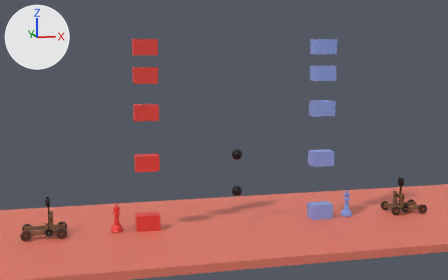
Renders of the Blender file blender/level2.blend from each side of a commit.
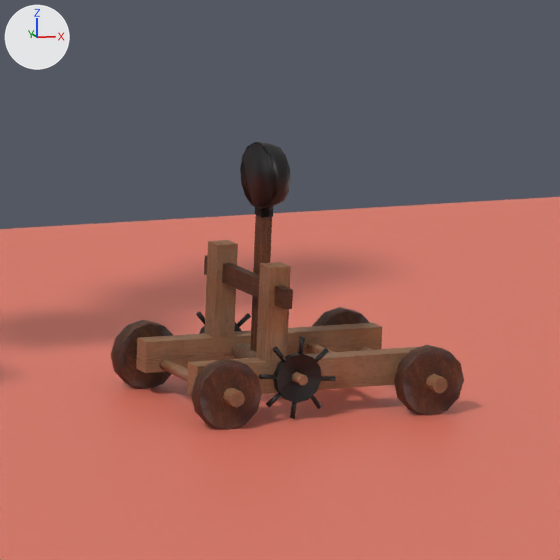
Old and new are each drawn whole from a 50 mm lens placed at (-21.5, -78.8, 22.9), pointed at (-1.7, 0.3, 11.3) and again close up on the part from 82% to 98% of the width and 57% to 83% of the height. The axes (+X, +Y, +Z) are drawn at upper left. The lights are the same throughout. The first two pictures are the older version. Objects named as collision shapes, trigger or cutter boxes, shadow casters or lower levels of detail are left out.

In view in the first close-up: 'Plane-ColVis', 'trebuche-right-arm-Visual', 'trebuche-right-body-Visual.001'.
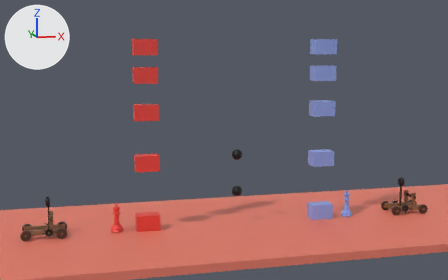
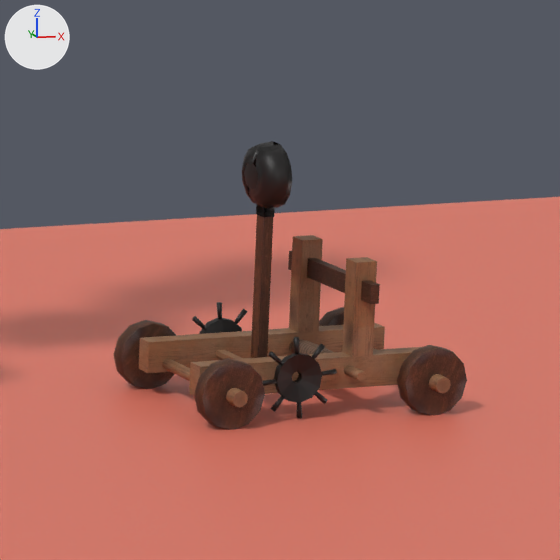
ob_trebuche_right is not drawn itself; it is the parent of ob_trebuche_right_body_collider, ob_trebuche_right_body_visual_001, ob_trebuche_right_arm.
ob_trebuche_right_arm is not drawn itself; it is the parent of ob_trebuche_right_arm_collider, ob_trebuche_right_arm_visual, ob_right_missile_load_target.

Where the newer file only moved an object's origin or applied its transform, the numbers keep the older frame.

Boxes (x1, y1, x2, y2) around the edits, measured in the close-ups (560 x 560 px):
```json
{"object": "trebuche-right-body-Visual.001", "change": "reshaped", "before": [111, 240, 464, 430], "after": [114, 235, 467, 430]}
{"object": "trebuche-right-arm-Visual", "change": "reshaped", "before": [196, 142, 336, 419], "after": [192, 141, 337, 418]}
```

The change, as JSON lines over the scene's bpy script:
```json
{"op": "set", "path": "ob_trebuche_right.rotation_euler", "old": "(0.0, 0.0, 3.142)", "new": "(0.0, 0.0, 0.0)", "note": "degrees (0, 0, 180) -> degrees (0, 0, 0)"}
{"op": "set", "path": "ob_trebuche_right_arm.matrix_parent_inverse", "old": "Matrix(((1.0, 0.0, 0.0, 28.96), (0.0, 1.0, 0.0, 0.0), (0.0, 0.0, 1.0, -1.0), (0.0, 0.0, 0.0, 1.0)))", "new": "Matrix(((1.0, 0.0, 0.0, -25.0), (0.0, 1.0, 0.0, 0.0), (0.0, 0.0, 1.0, -1.111), (0.0, 0.0, 0.0, 1.0)))"}
{"op": "set", "path": "ob_trebuche_right_arm.location", "old": "(-28.35, -0.00165, 0.712)", "new": "(24.39, 0.00165, 0.823)"}
```
